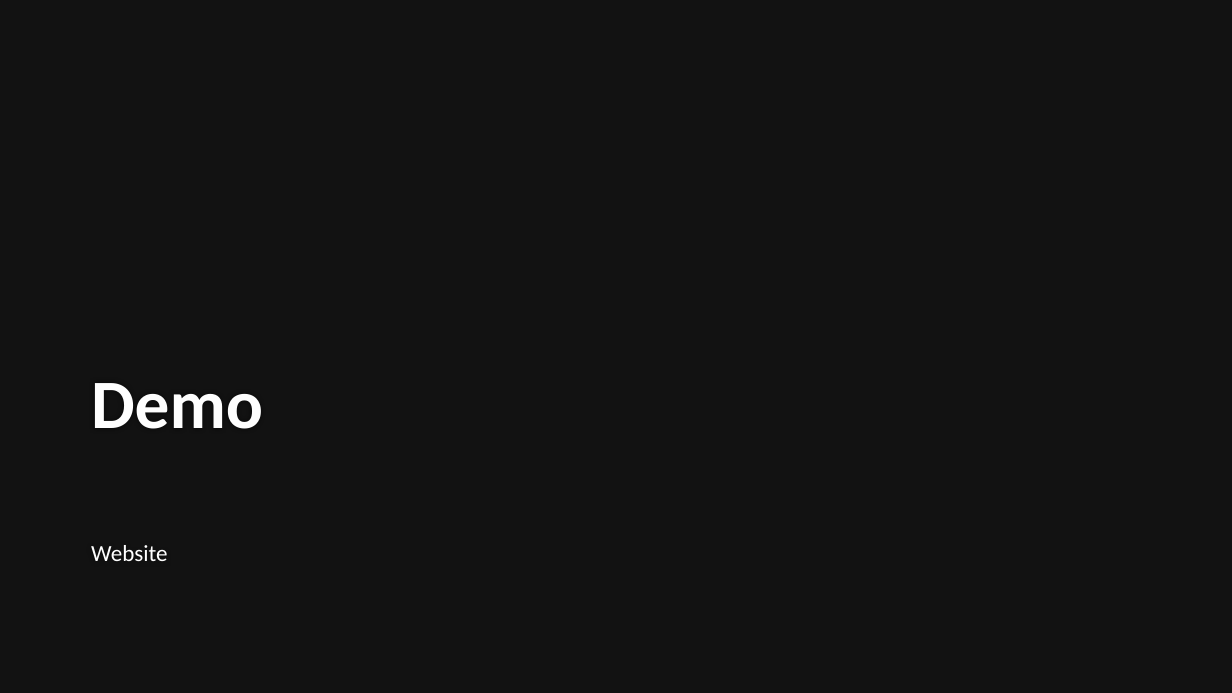
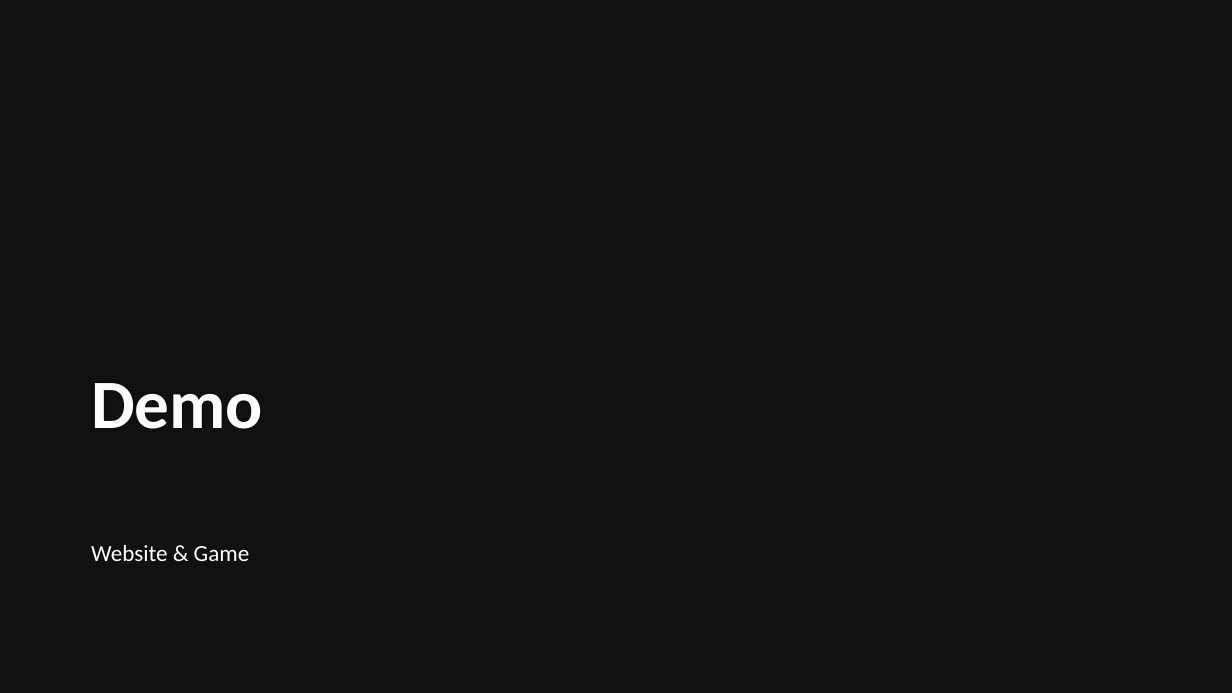
Before and after one commit to VeloceCat/Ivany, a slide deck: slide 11 of Ivany-Presentatie.pptx. Drawn at 1232x693 pixels with LibreOffice and Linux fonts; fonts in the diff are those of the drawing; background and template pictures are left out. Boxes give left, top, right and bottom in pixels: in the first picture for what was removed or moved away, otherwise in the second. Text is boxed around its words. In the diff, an @@ line names an element or a change of style, - is before the commit and + after.

```diff
--- a/Ivany-Presentatie.pptx
+++ b/Ivany-Presentatie.pptx
@@ subtitle at (x1=91, y1=545, x2=250, y2=561): text changed @@
-Website
+Website & Game
```
Also in this commit, not shown: 1 slide removed, 1 other file.
